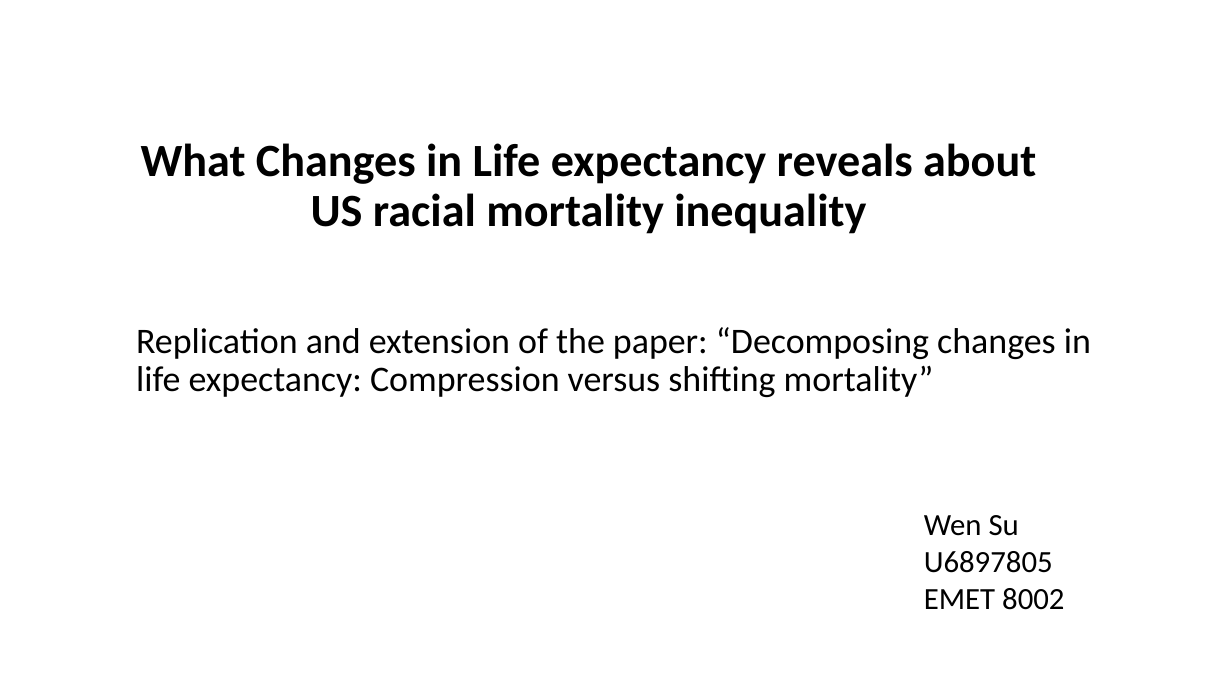
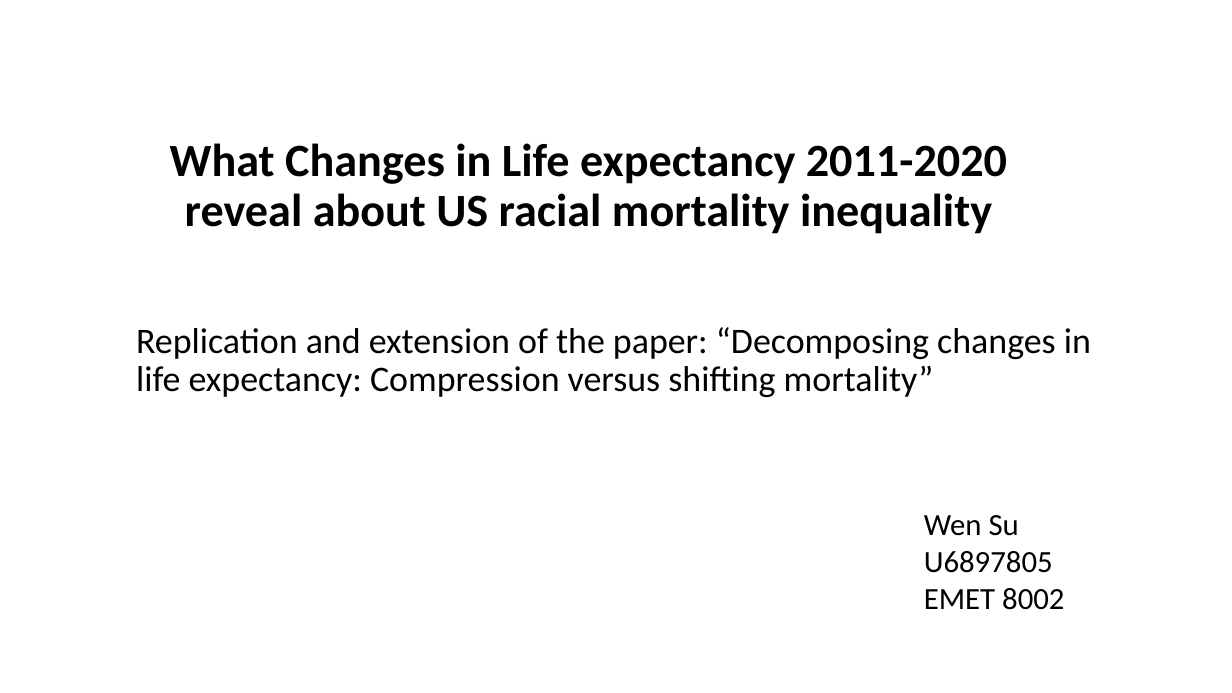
Before and after one commit to WenSu221/Gompertz_Decomp, a slide deck: slide 1 of What Changes in Life expectancy reveals about US.pptx. Drawn at 1232x693 pixels with LibreOffice and Linux fonts; fonts in the diff are those of the drawing. Boxes give left, top, right and bottom in pixels: in the first picture for what was removed or moved away, otherwise in the second. Text is boxed around its words. In the diff, an @@ line names an element or a change of style, - is before the commit and + after.

```diff
--- a/What Changes in Life expectancy reveals about US.pptx
+++ b/What Changes in Life expectancy reveals about US.pptx
@@ title at (170, 143, 1007, 234): text changed @@
-What Changes in Life expectancy reveals about US racial mortality inequality
+What Changes in Life expectancy 2011-2020 reveal about US racial mortality inequality
```
Also in this commit, not shown: 5 other slides changed, 1 other file.
